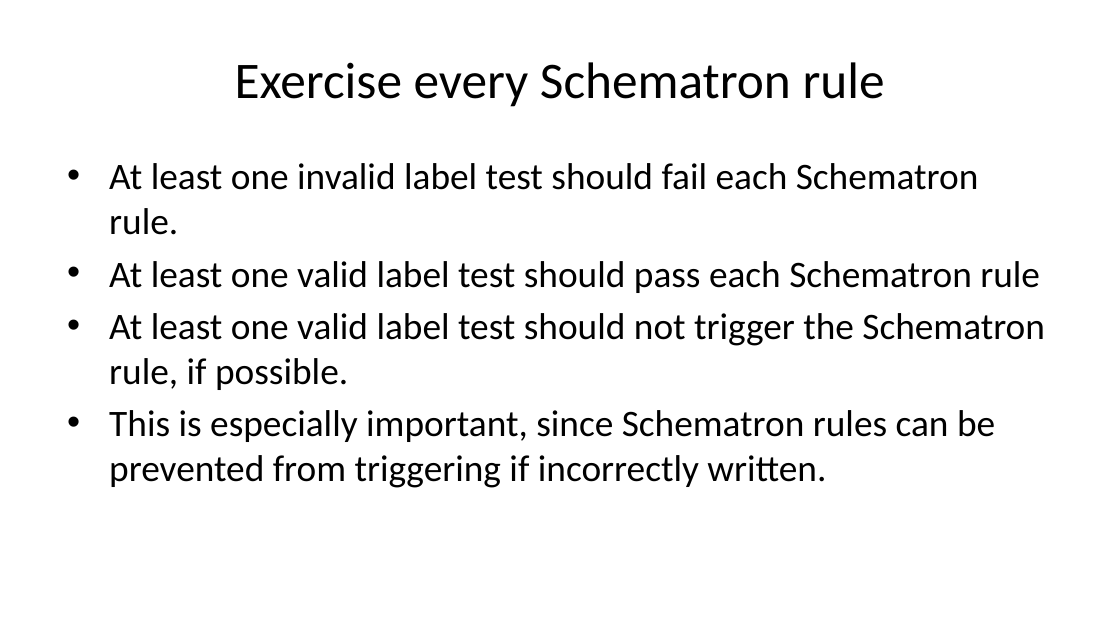
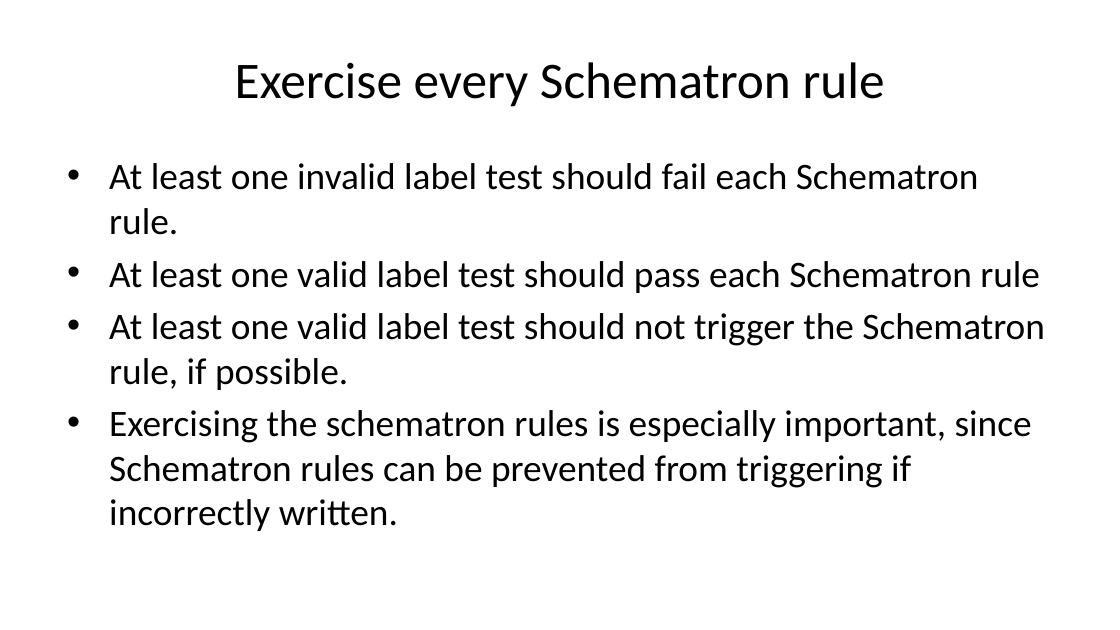
Before and after one commit to sbn-psi/dmsp, a slide deck: slide 18 of LDDTesting/stone-LDDTestingTechniques.pptx (slide 17 before the commit). Drawn at 1120x630 pixels with LibreOffice and Linux fonts; fonts in the diff are those of the drawing. Boxes give left, top, right and bottom in pixels: in the first picture for what was removed or moved away, otherwise in the second. Text is boxed around its words. In the diff, an @@ line names an element or a change of style, - is before the commit and + after.

```diff
--- a/LDDTesting/stone-LDDTestingTechniques.pptx
+++ b/LDDTesting/stone-LDDTestingTechniques.pptx
@@ text at box(109, 410, 1032, 531): text changed @@
-• This is especially important, since Schematron rules can be prevented from triggering if incorrectly written.
+• Exercising the schematron rules is especially important, since Schematron rules can be prevented from triggering if incorrectly written.
```
Also in this commit, not shown: 1 other slide changed, 1 slide added, 2 other files.
